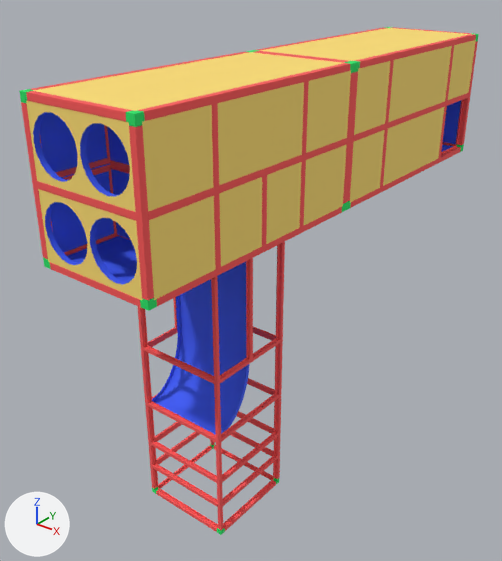
A saved change to the FBX model models/fbx/ustanovka/rama.FBX.
The view is the same before and after, from a 50 mm lens placed at (3.22, -4.63, 2.36), pointed at (-0.28, -0.26, -0.36). Lighting does not change. The marker at lower left points along +X, +Y and +Z. Where no turn or scale is listed for an object, it has been applied to the vertices.

Objects in the first picture: 'rama1', 'rama2'.
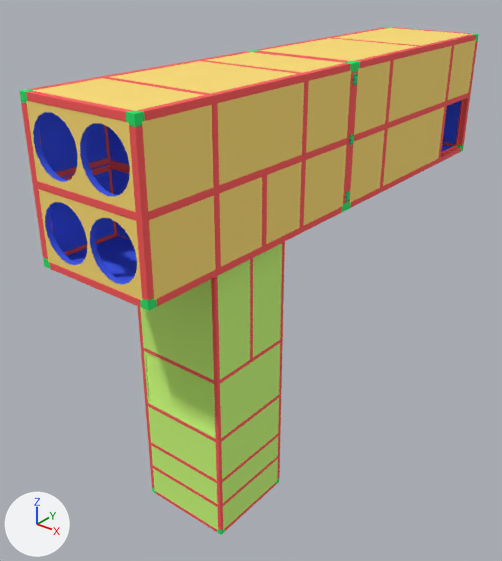
What differs and where, as boxes (x1, y1, x2, y2) in the pictures (502 x 561 px):
'rama2', reshaped (84% taller)
    before: (33, 28, 476, 300)
    after: (33, 28, 476, 530)
part 1 of me_mesh, added
    after: (104, 77, 210, 95)
part 2 of me_mesh, added
    after: (202, 60, 301, 74)
part 3 of me_mesh, added
    after: (332, 38, 420, 46)
part 4 of me_mesh, added
    after: (345, 74, 358, 202)
part 5 of me_mesh_001, added (green)
    after: (140, 243, 282, 530)

The change, as a list of edits to the scene's bpy script:
```text
Add mat_material__5690_002:
    mat_material__5690_002 = principled_material('Material #5690.002')
    mat_material__5690_002.base_color = (0.612, 1.0, 0.196)  # green #cdff7a
    mat_material__5690_002.roughness = 0.859
Change me_mesh_001:
    used by ob_rama2; location = (0.498, 0.052, 0.986)
    remove me_mesh_001.from_pydata(...)  # 60 vertices, 32 faces; spans x -1.0..0.0, y -2.21..2.25, z -0.53..0.58
    add me_mesh_001.from_pydata(...)  # 232 vertices, 202 faces; spans x -1.0..0.0, y -2.21..2.25, z -2.95..0.58
    me_mesh_001 part 5
    90 vertices are added at x -0.9..-0.1, y -1.55..-0.75, z -2.95..-0.61
    72 new vertices lie (0.72, 0.0, 0.0) away from vertices in x -0.86, y -1.55..-1.52, z -2.0..-1.53
    10 new vertices lie (0.74, 0.0, 0.0) away from vertices in x -0.87, y -1.55..-0.75, z -2.95..-0.61
    170 new faces join them, mat_material__5690_002 (green #cdff7a)
    add me_mesh_001.materials.append(mat_material__5690_002)  # green #cdff7a
Change me_mesh:
    used by ob_rama1; location = (0.0, 0.0, 0.0)
    remove me_mesh.from_pydata(...)  # 7486 vertices, 13684 faces; spans x -0.5..0.5, y -2.19..2.3, z -1.99..1.56
    add me_mesh.from_pydata(...)  # 9868 vertices, 17704 faces; spans x -0.52..0.52, y -2.19..2.3, z -1.99..1.56
    me_mesh part 1: the loose piece of 56 vertices spanning x -0.45..0.45, y -1.61..-1.52, z 0.96..1.01 is copied, and the copy is moved by (0.0, 0.0, 0.55); it spans x -0.45..0.45, y -1.61..-1.52, z 1.51..1.56
    me_mesh part 2: the loose piece of 56 vertices spanning x -0.45..0.45, y -0.67..-0.58, z 0.96..1.01 is copied, and the copy is moved by (0.0, 0.0, 0.55); it spans x -0.45..0.45, y -0.67..-0.58, z 1.51..1.56
    me_mesh part 3: the loose piece of 56 vertices spanning x -0.45..0.45, y 0.53..0.62, z 0.96..1.01 is copied, and the copy is moved by (0.0, 0.57, 0.55); it spans x -0.45..0.45, y 1.1..1.19, z 1.51..1.56
    me_mesh part 4: 1107 vertices added at x 0.5..0.52, y -0.02..0.02, z 0.49..1.48
```
